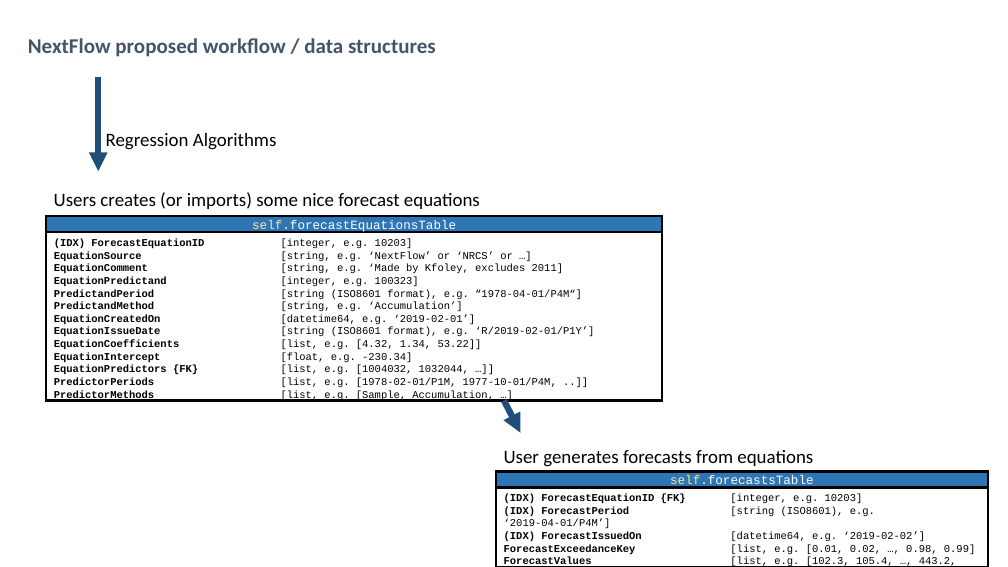
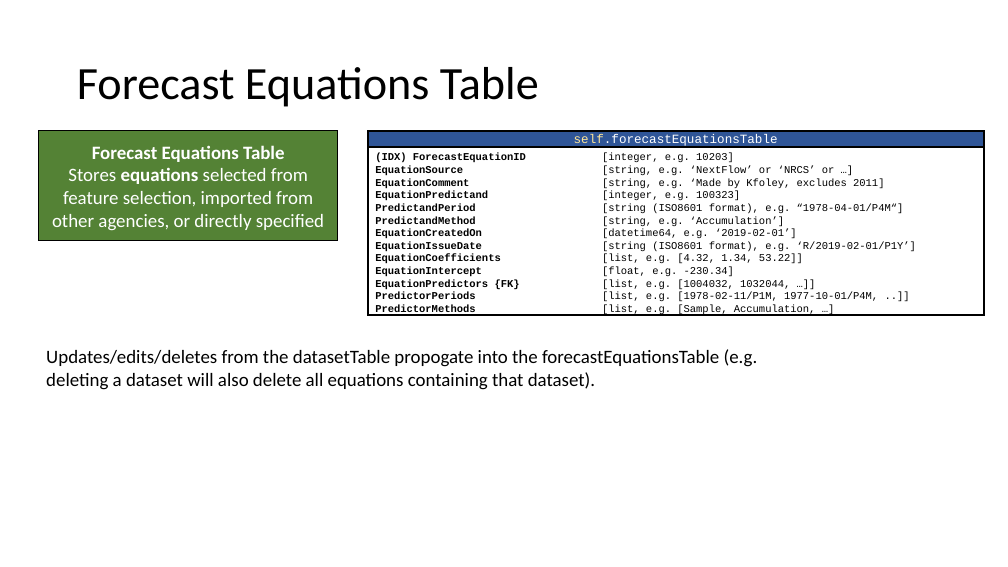
Before and after one commit to kevinfol/NextFlow_development, a slide deck: slide 11 of documentation/DataStructureVisualization.pptx (slide 6 before the commit). Drawn at 1008x567 pixels with LibreOffice and Linux fonts; fonts in the diff are those of the drawing. Boxes give left, top, right and bottom in pixels: in the first picture for what was removed or moved away, otherwise in the second. Text is boxed around its words. In the diff, an @@ line names an element or a change of style, - is before the commit and + after.

```diff
--- a/documentation/DataStructureVisualization.pptx
+++ b/documentation/DataStructureVisualization.pptx
@@ text removed at [28, 38, 436, 57] @@
-NextFlow proposed workflow / data structures
@@ title added at [77, 67, 539, 107], 44 pt, text #000000 @@
+Forecast Equations Table
@@ arrow removed from (98, 77) to (98, 171) @@
@@ rectangle added at [39, 131, 337, 240], fill #548235, outline #000000 1 pt, 18 pt, text #FFFFFF @@
+Forecast Equations Table
+Stores equations selected from feature selection, imported from other agencies, or directly specified
@@ text removed at [106, 133, 277, 150] @@
-Regression Algorithms
@@ rectangle "(IDX) ForecastEquationID [integer, e.g. 10203]": place and size @@
-rectangle "(IDX) ForecastEquationID [integer, e.g. 10203]" at [46, 232, 662, 401]
+rectangle "(IDX) ForecastEquationID [integer, e.g. 10203]" at [368, 147, 984, 315]
@@ rectangle "self.forecastEquationsTable": place and size @@
-rectangle "self.forecastEquationsTable" at [46, 216, 662, 232]
+rectangle "self.forecastEquationsTable" at [368, 131, 984, 147]
@@ rectangle "self.forecastEquationsTable" at [368, 131, 984, 147]: fill #2E75B6 to #2F5597 @@
@@ text removed at [54, 192, 480, 209] @@
-Users creates (or imports) some nice forecast equations
@@ text in rectangle at [602, 292, 878, 302]: text changed @@
-PredictorPeriods [list, e.g. [1978-02-01/P1M, 1977-10-01/P4M, ..]]
+PredictorPeriods [list, e.g. [1978-02-11/P1M, 1977-10-01/P4M, ..]]
@@ text added at [46, 349, 758, 390], 18 pt, text #000000 @@
+Updates/edits/deletes from the datasetTable propogate into the forecastEquationsTable (e.g. deleting a dataset will also delete all equations containing that dataset).
@@ arrow removed from (504, 401) to (521, 433) @@
@@ rectangle removed at [496, 472, 988, 488] @@
-self.forecastsTable
@@ text removed at [504, 450, 813, 467] @@
-User generates forecasts from equations
@@ rectangle removed at [496, 488, 988, 567] @@
-(IDX) ForecastEquationID {FK} [integer, e.g. 10203]
-(IDX) ForecastPeriod [string (ISO8601), e.g. ‘2019-04-01/P4M’]
-(IDX) ForecastIssuedOn [datetime64, e.g. ‘2019-02-02’]
-ForecastExceedanceKey [list, e.g. [0.01, 0.02, …, 0.98, 0.99]
-ForecastValues [list, e.g. [102.3, 105.4, …, 443.2, 446.5]
```
Also in this commit, not shown: 3 other slides changed, 8 slides added, 2 slides removed, 18 other files.
